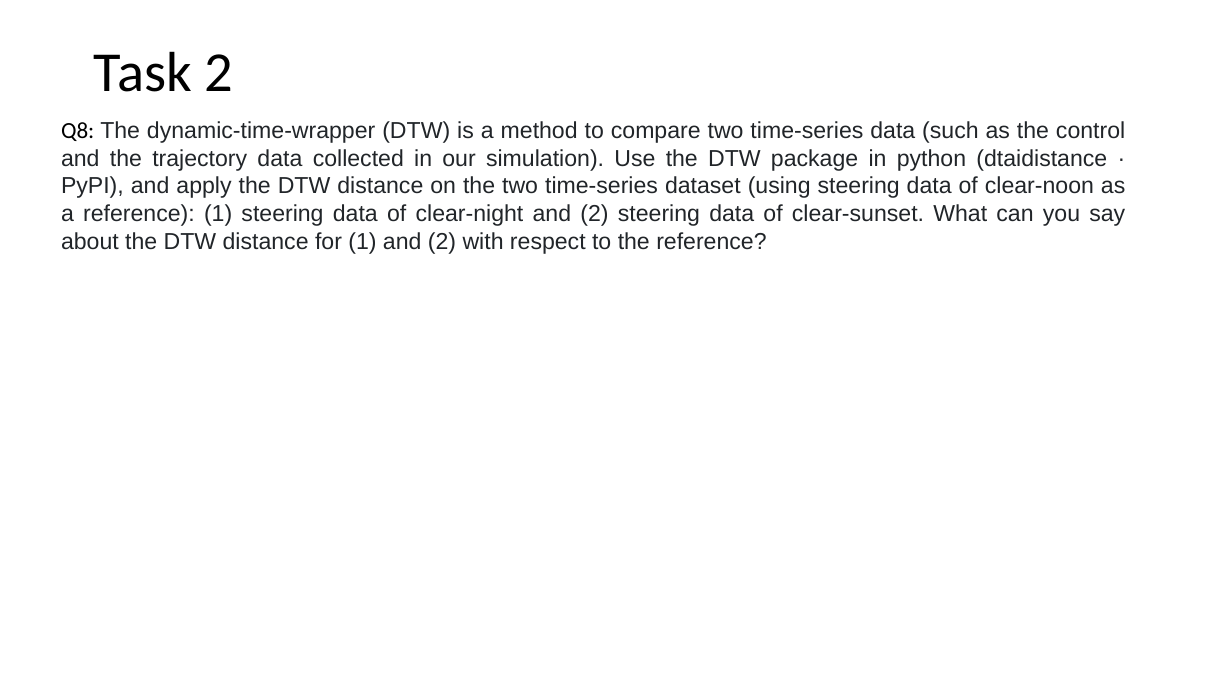
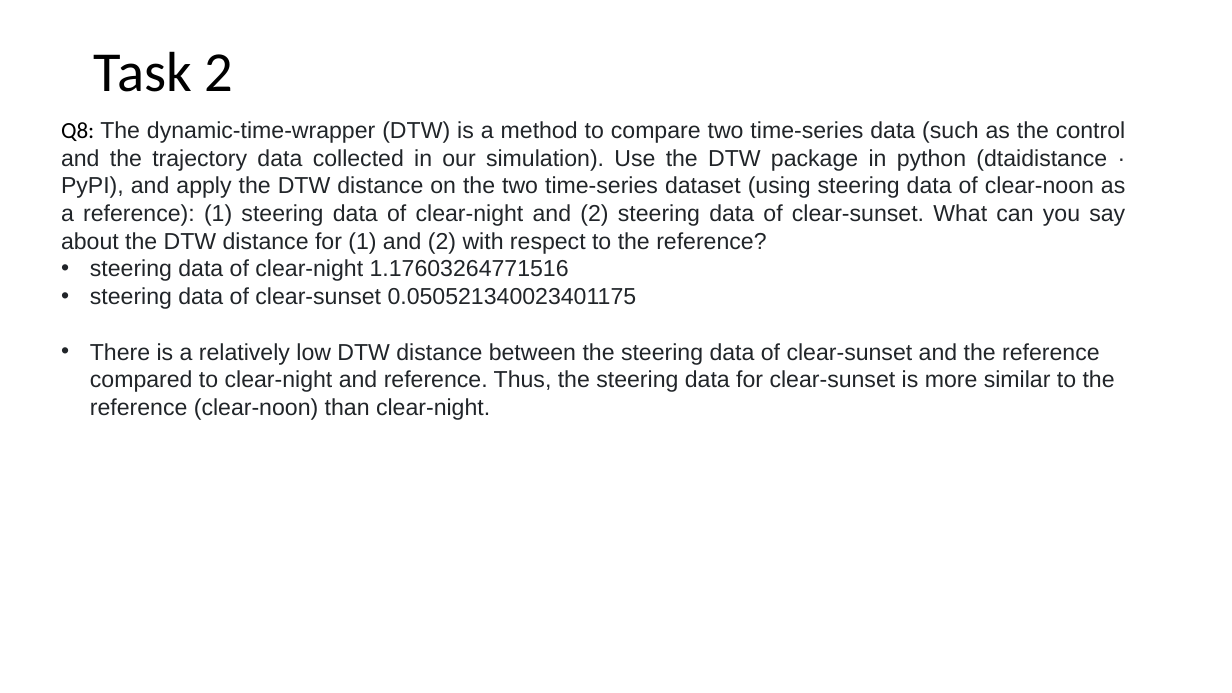
Before and after one commit to mrojaspell/MP1, a slide deck: slide 27 of mp1_powerpoint.pptx (slide 25 before the commit). Drawn at 1232x693 pixels with LibreOffice and Linux fonts; fonts in the diff are those of the drawing. Boxes give left, top, right and bottom in pixels: in the first picture for what was removed or moved away, otherwise in the second. Text is boxed around its words. In the diff, an @@ line names an element or a change of style, - is before the commit and + after.

```diff
--- a/mp1_powerpoint.pptx
+++ b/mp1_powerpoint.pptx
@@ text at [90,259,1115,420]: paragraphs added @@
+• steering data of clear-night 1.17603264771516
+• steering data of clear-sunset 0.050521340023401175
+• There is a relatively low DTW distance between the steering data of clear-sunset and the reference compared to clear-night and reference. Thus, the steering data for clear-sunset is more similar to the reference (clear-noon) than clear-night.
```
Also in this commit, not shown: 5 other slides changed, 2 slides added, 1 other file.
